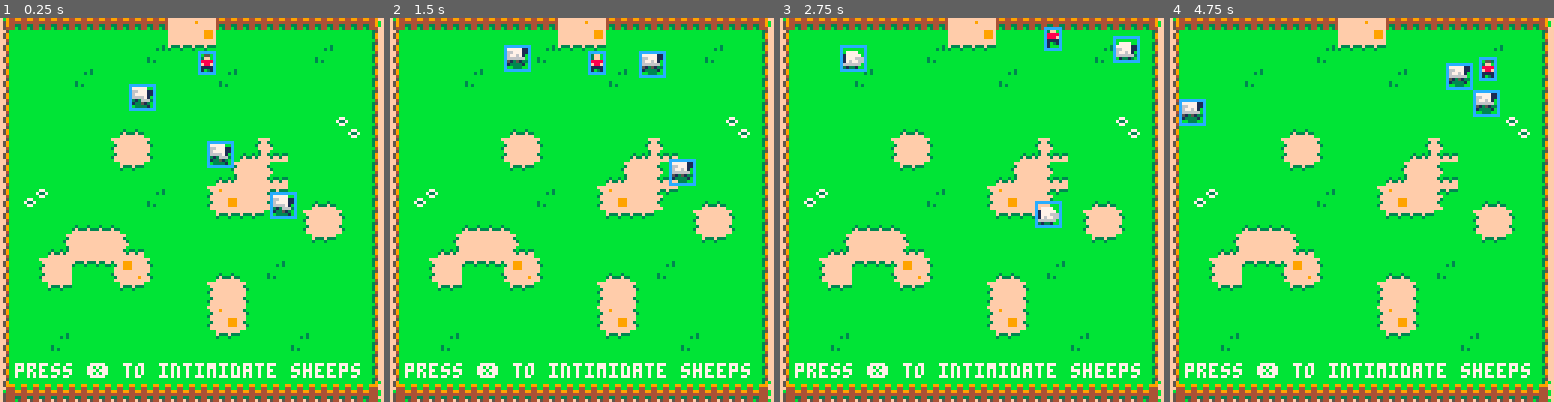
Above: before the commit, frames 1-4 (left to right).
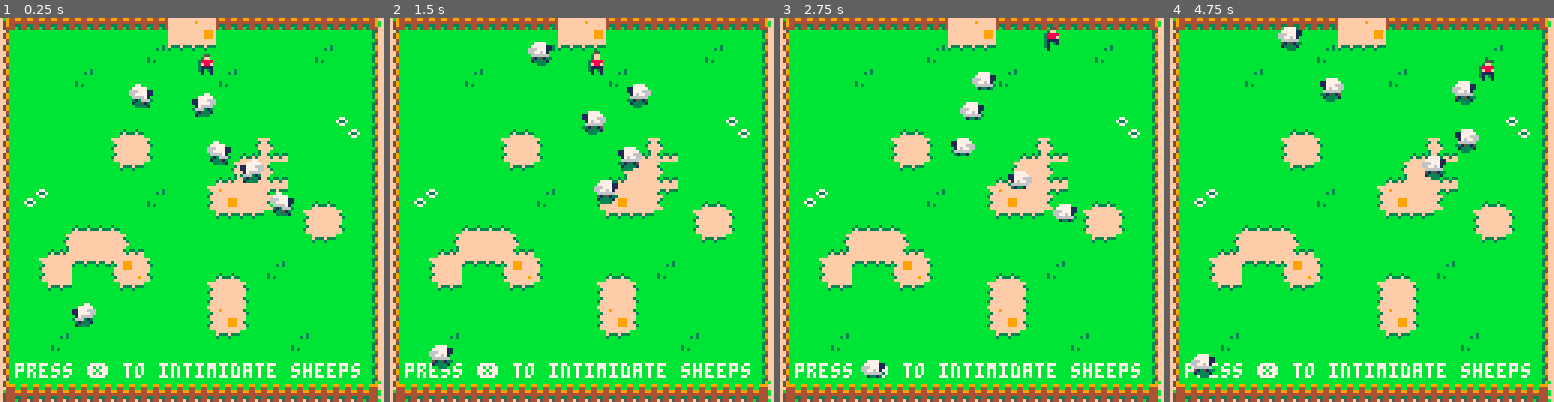
Above: after the commit, the same moments.

Repository: derpycoder/bull-sheep
Game: PICO-8 cartridge bull_sheep.p8
The game is run twice, just before and just after one commit, with the same random seed, the same clock (stepped at 60 frames per second) and the same inputs.
Inputs:
- Up to frame 1 (0.25 s): no input
- Up to frame 2 (1.5 s): tap X (X key) at 0.33, 1.07 s
- Up to frame 3 (2.75 s): hold Right 1.6-2.1 s; tap X (X key) at 1.85 s; hold Up 2.15-2.42 s; hold Right from 2.47 s (still down)
- Up to frame 4 (4.75 s): tap X (X key) at 2.97, 4.08 s; release Right at 3.03 s; hold Left 3.08-3.58 s; hold Down 3.63-3.97 s; hold Right 4.02-4.68 s; hold Up from 4.73 s (still down)

The runs differ from the first frame. In frame 1, 1.6% of the frame differs, in the area x 18-78%, y 8-81%; in frame 2, 3.2%, in the area x 10-80%, y 6-92%; in frame 3, 2.6%; in frame 4, 3.1%.

Commit message:
Added More Sheeps

Diff:
--- a/bull_sheep.p8
+++ b/bull_sheep.p8
@@ -17,6 +17,9 @@
  make_sheep(60, 40)
  make_sheep(30, 20)
  make_sheep(80, 60)
+ make_sheep(70, 20)
+ make_sheep(30, 90)
+ make_sheep(90, 40)
 end
 
 function _update()
@@ -78,7 +81,7 @@
        self.x, self.y, 1, 1,
        self.velocity[1] > 0)
 
-   self:debug()
+   -- self:debug()
   end,
   animate = function(self)
    self.sprite += 1
@@ -198,7 +201,7 @@
   draw = function(self)
    spr(self.sprite, self.x, self.y)
 
-   self:debug()
+   -- self:debug()
   end,
   animate = function(self)
    self.sprite += 1
